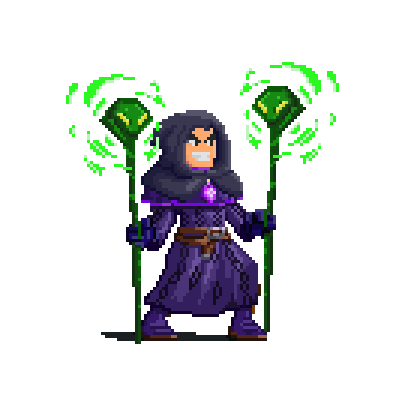
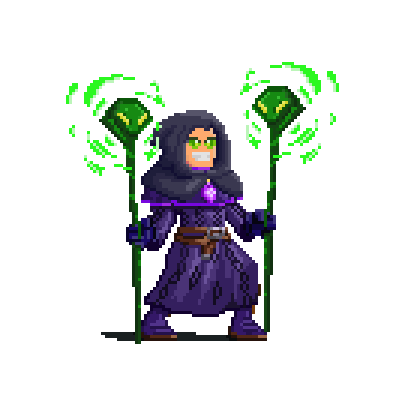
Layers edited between the first and the second 399 × 399 image:
showed "Poison Stare" over (x1=189, y1=137, x2=216, y2=149)
hid "Bright-eyed" over (x1=189, y1=134, x2=216, y2=146)
